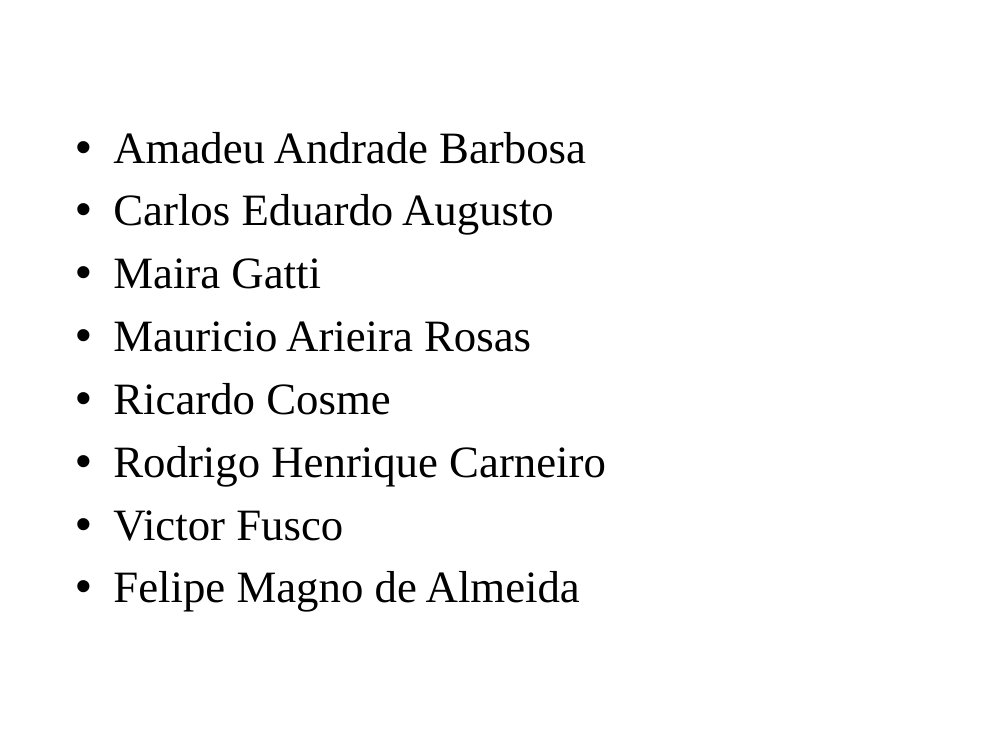
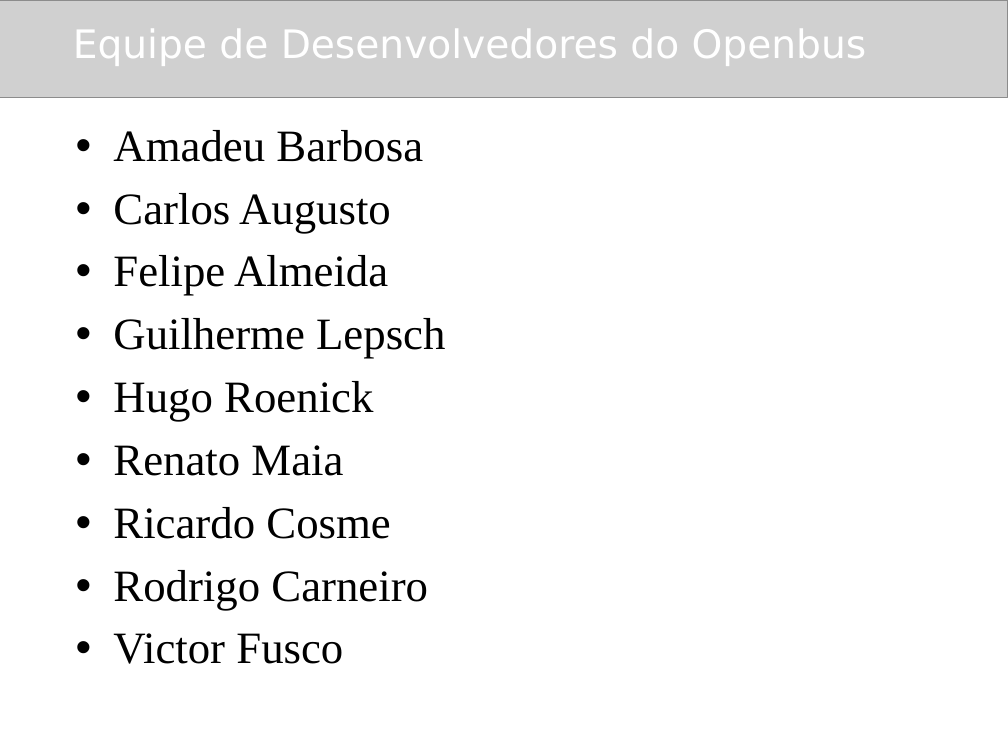
Before and after one commit to amadeubarbosa/openbus-core, a slide deck: slide 6 of docs/cursos/developer/cpp/1.Agenda_CPP.ppt. Drawn at 1008x756 pixels with LibreOffice and Linux fonts; fonts in the diff are those of the drawing; grey boxes stand for pictures; background and template pictures are left out. Boxes give left, top, right and bottom in pixels: in the first picture for what was removed or moved away, otherwise in the second. Text is boxed around its words. In the diff, an @@ line names an element or a change of style, - is before the commit and + after.

Commit message:
OPENBUS-2030 Revisar os slides do curso

```diff
--- a/docs/cursos/developer/cpp/1.Agenda_CPP.ppt
+++ b/docs/cursos/developer/cpp/1.Agenda_CPP.ppt
@@ picture added at [0,0,1008,98] @@
@@ title "Equipe de Desenvolvedores do Openbus" at [73,29,867,66]: bold off @@
@@ text removed at [113,132,606,612] @@
-• Amadeu Andrade Barbosa
-• Carlos Eduardo Augusto
-• Maira Gatti
-• Mauricio Arieira Rosas
-• Ricardo Cosme
-• Rodrigo Henrique Carneiro
-• Victor Fusco
-• Felipe Magno de Almeida
@@ text added at [113,130,445,664], 32 pt, text #000000 @@
+• Amadeu Barbosa
+• Carlos Augusto
+• Felipe Almeida
+• Guilherme Lepsch
+• Hugo Roenick
+• Renato Maia
+• Ricardo Cosme
+• Rodrigo Carneiro
+• Victor Fusco
```
Also in this commit, not shown: 6 other slides changed, 1 other file.
